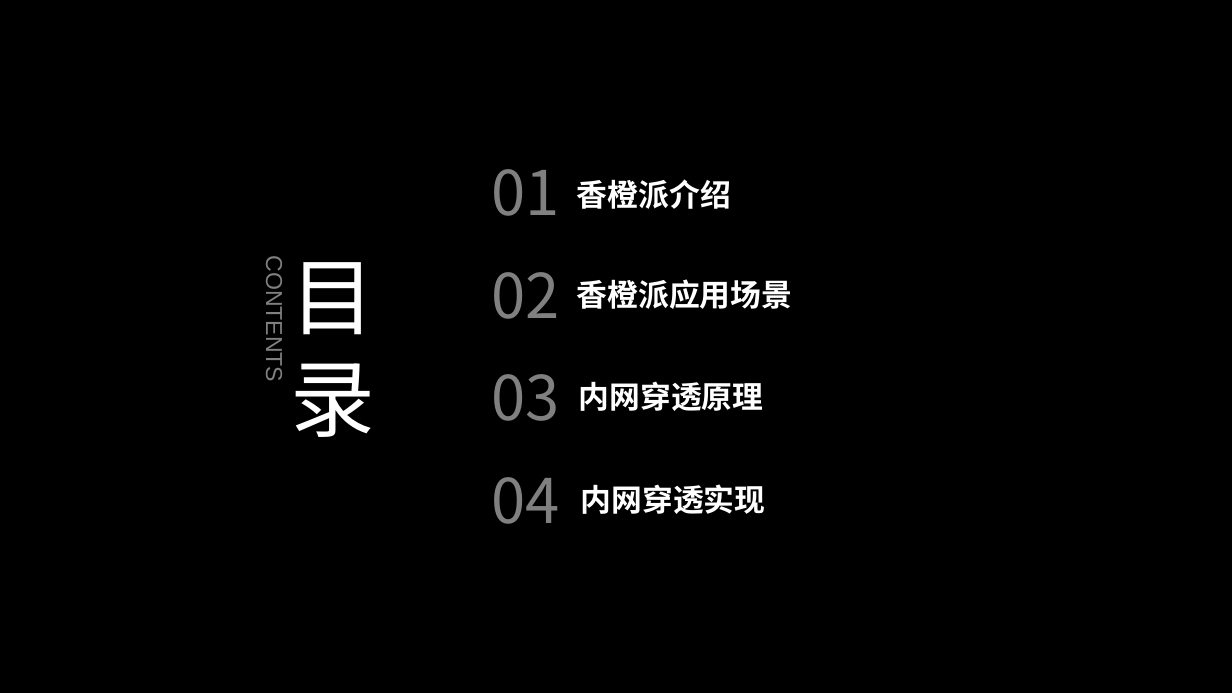
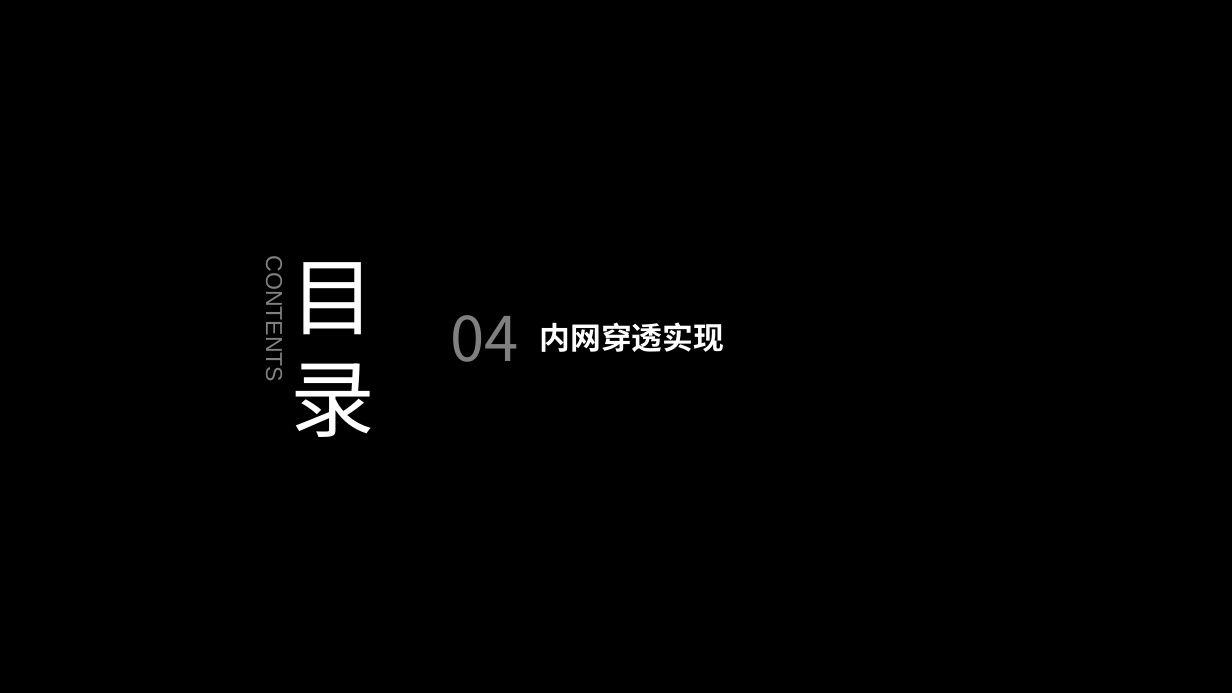
Before and after one commit to fengyuan-liang/notes, a slide deck: slide 26 of 树莓派与内网穿透.pptx (slide 23 before the commit). Drawn at 1232x693 pixels with LibreOffice and Linux fonts; fonts in the diff are those of the drawing; background and template pictures are left out. Boxes give left, top, right and bottom in pixels: in the first picture for what was removed or moved away, otherwise in the second. Text is boxed around its words. In the diff, an @@ line names an element or a change of style, - is before the commit and + after.

```diff
--- a/树莓派与内网穿透.pptx
+++ b/树莓派与内网穿透.pptx
@@ text removed at [492, 169, 560, 216] @@
-01
@@ text removed at [577, 179, 731, 209] @@
-香橙派介绍
@@ text "04": place and size @@
-text "04" at [492, 477, 560, 524]
+text "04" at [451, 315, 519, 362]
@@ text removed at [492, 272, 560, 319] @@
-02
@@ text removed at [577, 279, 793, 309] @@
-香橙派应用场景
@@ text "内网穿透实现": place and size @@
-text "内网穿透实现" at [581, 484, 766, 514]
+text "内网穿透实现" at [540, 322, 725, 352]
@@ text removed at [492, 374, 560, 421] @@
-03
@@ text removed at [579, 381, 764, 411] @@
-内网穿透原理
```
Also in this commit, not shown: 2 other slides changed, 2 slides added, 2 other files.
